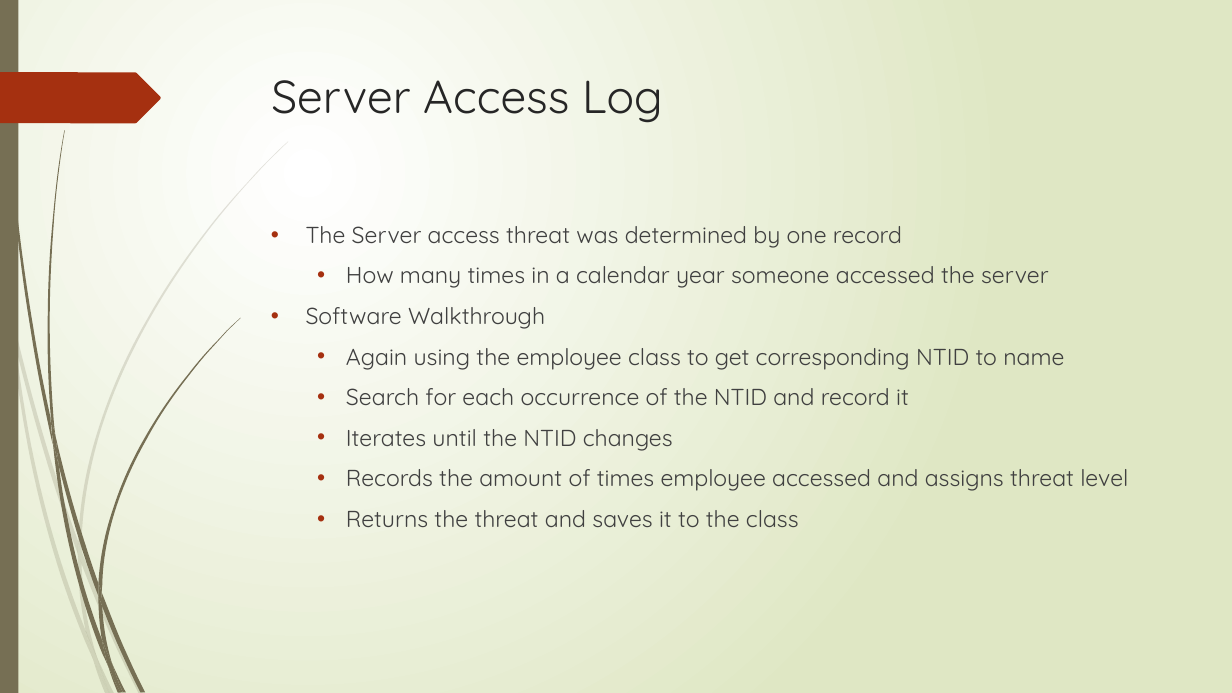
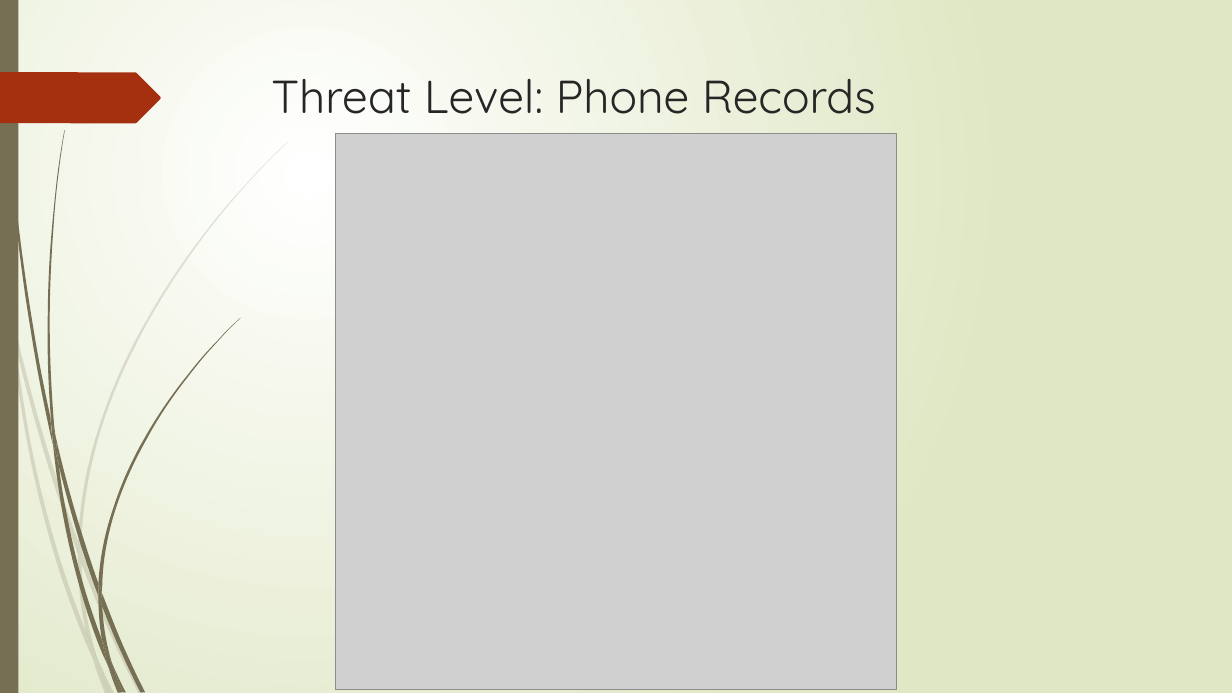
Before and after one commit to jschweizer36/Flyguys, a slide deck: slide 8 of Data Analytics Challenge Final PowerPoint.pptx (slide 10 before the commit). Drawn at 1232x693 pixels with LibreOffice and Linux fonts; fonts in the diff are those of the drawing; grey boxes stand for pictures. Boxes give left, top, right and bottom in pixels: in the first picture for what was removed or moved away, otherwise in the second. Text is boxed around its words. In the diff, an @@ line names an element or a change of style, - is before the commit and + after.

```diff
--- a/Data Analytics Challenge Final PowerPoint.pptx
+++ b/Data Analytics Challenge Final PowerPoint.pptx
@@ title at bbox=[271, 79, 876, 114]: text changed @@
-Server Access Log
+Threat Level: Phone Records
@@ picture added at bbox=[335, 133, 897, 689] @@
@@ text removed at bbox=[306, 226, 1128, 527] @@
-• The Server access threat was determined by one record
-  • How many times in a calendar year someone accessed the server
-• Software Walkthrough
-  • Again using the employee class to get corresponding NTID to name
-  • Search for each occurrence of the NTID and record it
-  • Iterates until the NTID changes
-  • Records the amount of times employee accessed and assigns threat level
-  • Returns the threat and saves it to the class
```
Also in this commit, not shown: 3 other slides changed, 5 slides added, 5 slides removed, 5 other files.
